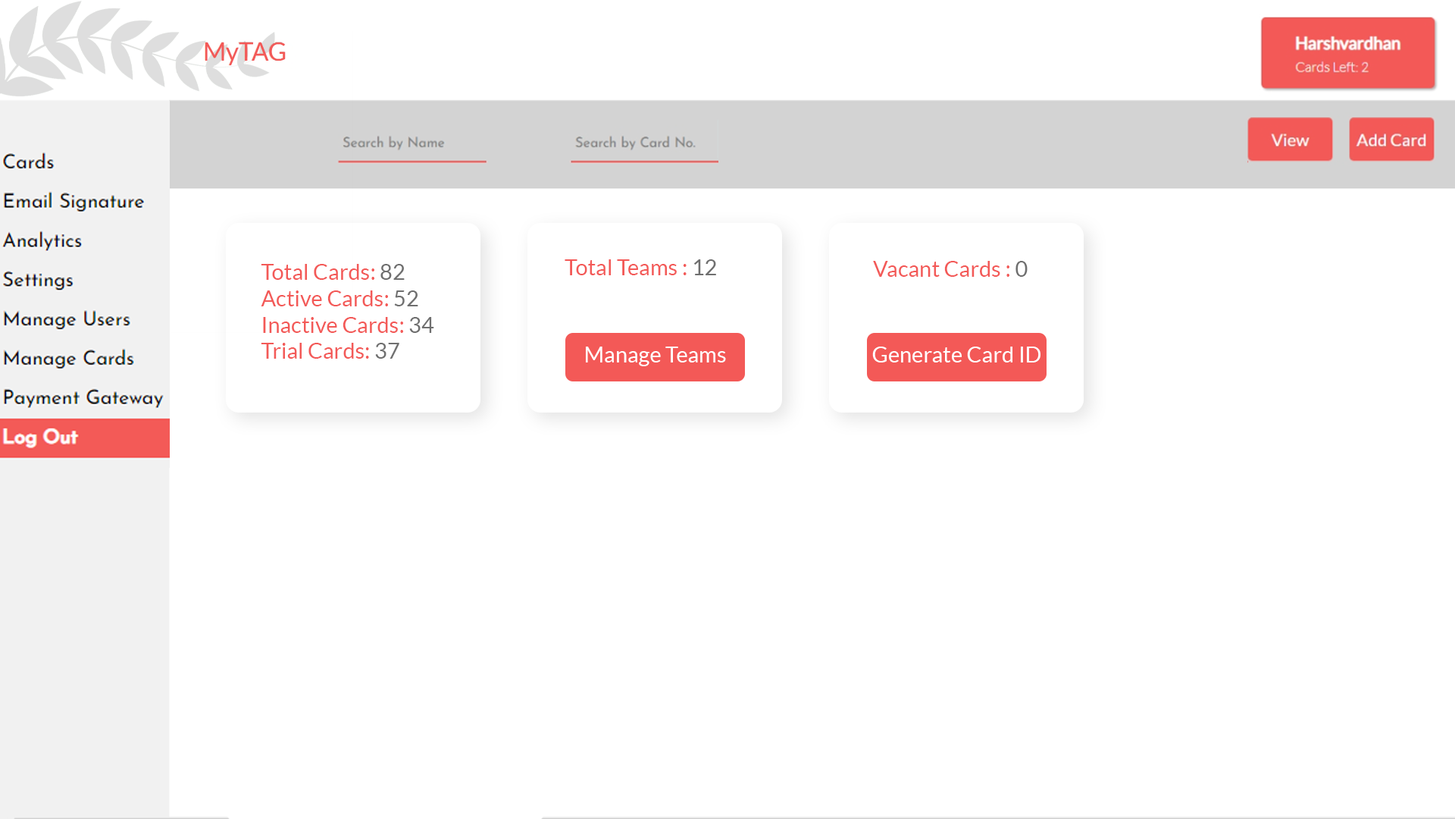
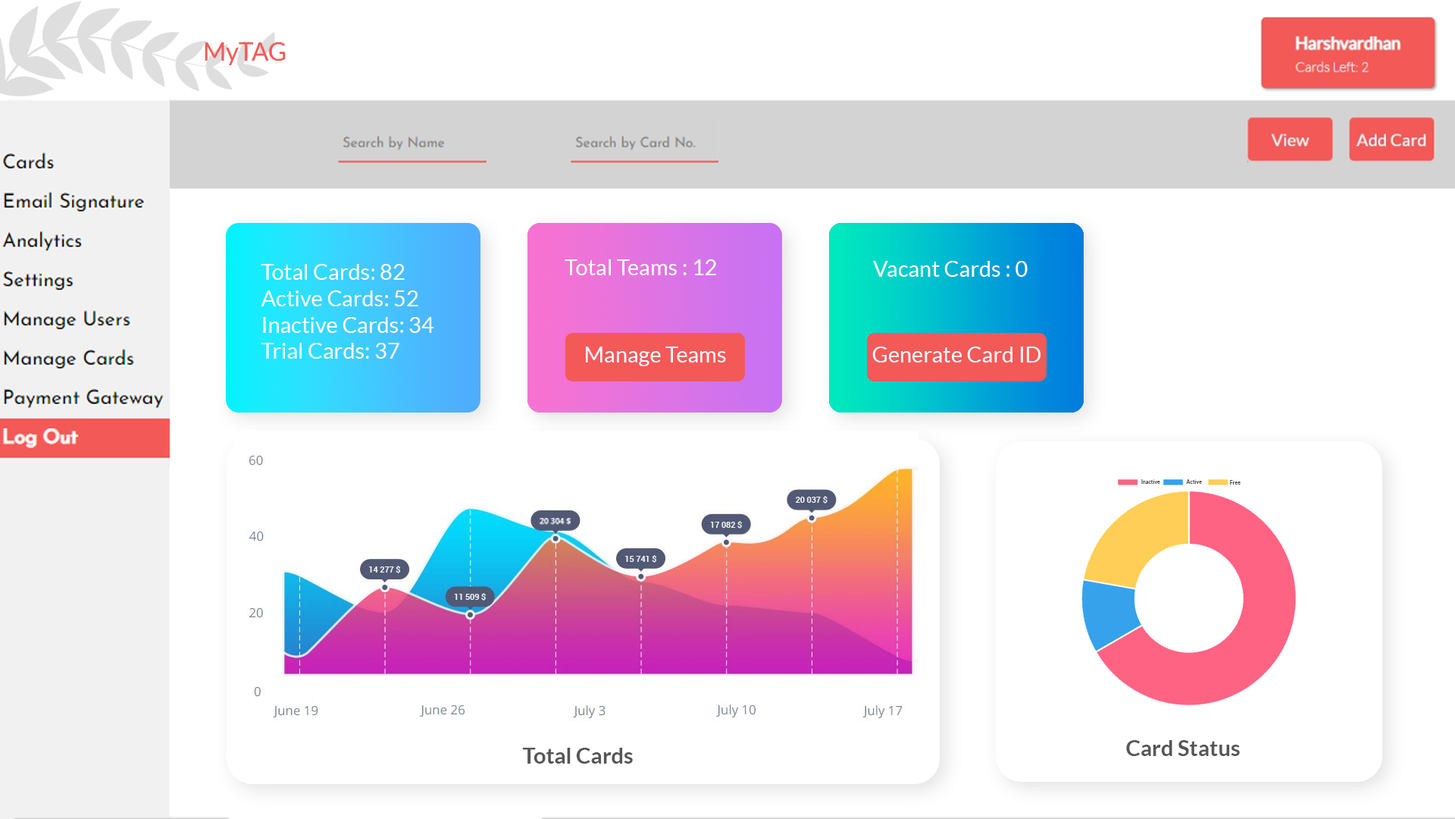
Comparing the layer stacks of the two 1455 x 819 images. Changes:
added layer "Card Status" in group "Panel copy 3" over bbox(1126, 739, 1241, 756)
added layer "Free" in group "Panel copy 3" over bbox(1230, 479, 1241, 485)
added layer "Inactive" in group "Panel copy 3" over bbox(1141, 479, 1161, 484)
added layer "Active" in group "Panel copy 3" over bbox(1186, 479, 1203, 484)
added layer "Layer 12" in group "Panel copy 3" over bbox(1118, 479, 1139, 486)
added layer "Layer 11" in group "Panel copy 3" over bbox(1081, 479, 1297, 705)
added layer "Rectangle 3" in group "Panel copy 3" over bbox(995, 441, 1383, 782)
added layer "Total Cards" in group "Panel copy 3" over bbox(220, 432, 959, 802)
painted on "Vacant Cards : 0" over bbox(873, 260, 1028, 277)
added layer "Layer 10" in group "Panel copy 3" over bbox(829, 222, 1084, 413)
painted on "Total Teams : 12" over bbox(564, 259, 717, 276)
added layer "Layer 9" in group "Panel" over bbox(527, 222, 783, 413)
painted on "Total Cards: 82 Active Cards: 52 Inactive Cards: 34 Trial Cards" over bbox(260, 263, 435, 359)
added layer "Layer 8" above "Rectangle 1" over bbox(225, 222, 481, 413)
